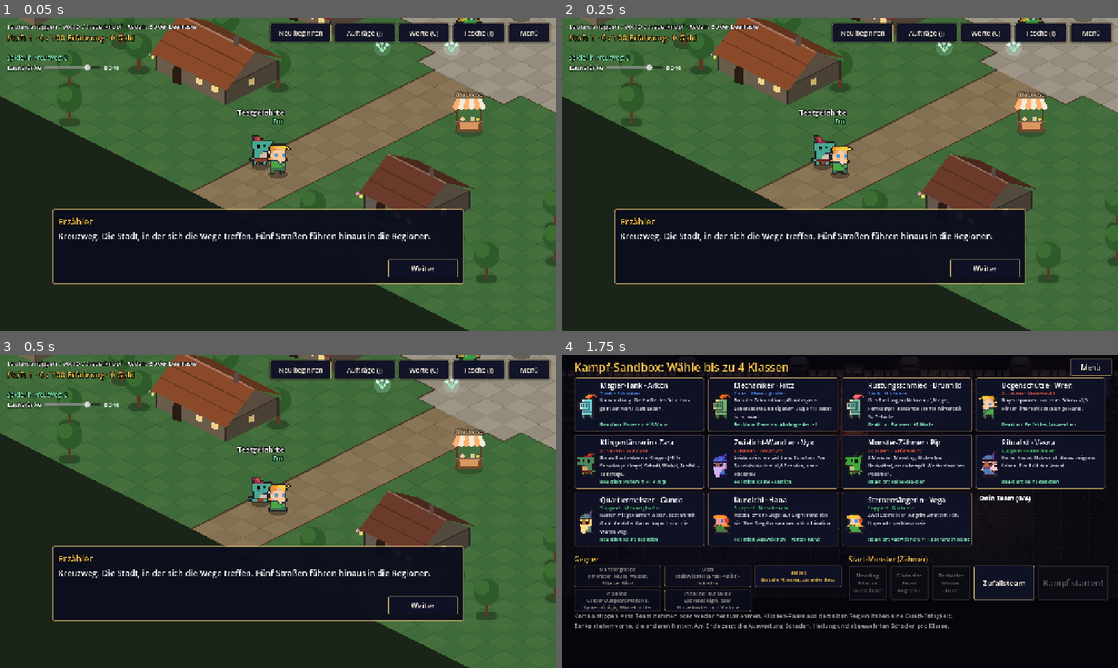
Above: before the commit, frames 1-4 (two rows, left to right).
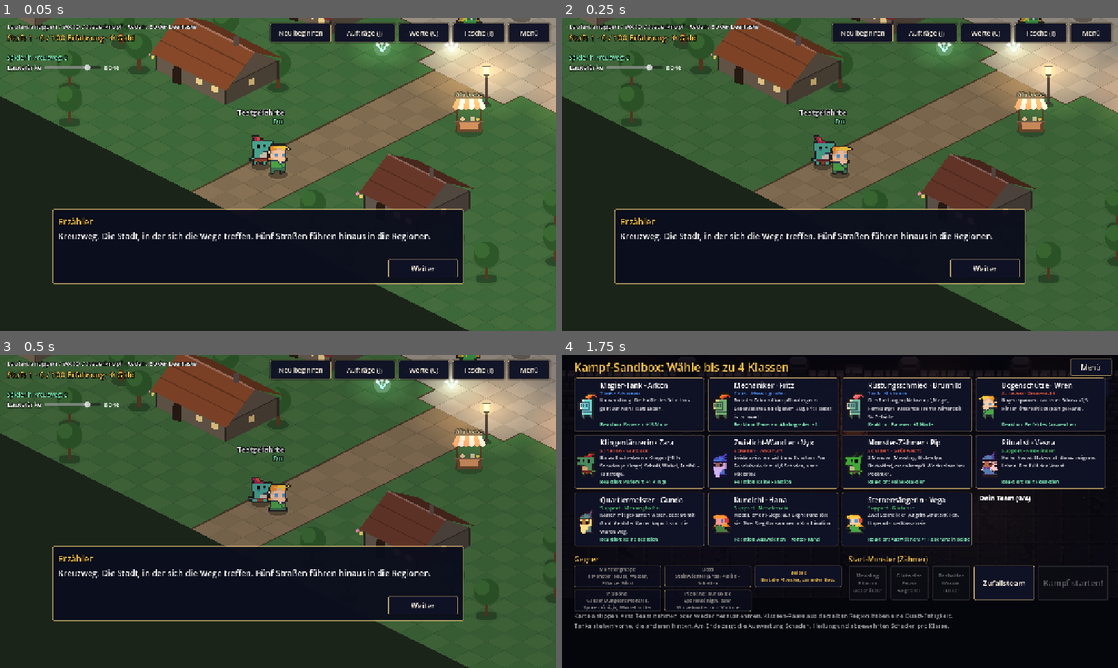
Above: after the commit, the same moments.

Repository: CazeX-studio/MiniKampf
Game: Godot game, scene res://scenes/kreuzweg.tscn
Same seed, same stepped clock (60 frames per second), same inputs: the game is played once before the commit and once after it. This scene is started directly instead of the project's main scene.
Inputs:
- Up to frame 1 (0.05 s): no input
- Up to frame 2 (0.25 s): no input
- Up to frame 3 (0.5 s): no input
- Up to frame 4 (1.75 s): click "Menü" at 0.5 s; click "Kampf-Sandbox Alle 11 Klassen…" at 1.25 s

The runs differ from the first frame. In frame 1, 4.0% of the frame differs, in the area x 66-100%, y 4-31%; in frame 2, 3.5%; in frame 3, 3.4%; in frame 4, nothing differs.

Commit message:
Bauauftrag: Licht wie bei Octopath Traveler
Co-Authored-By: Claude Opus 5.5 <noreply@anthropic.com>
Claude-Session: https://claude.ai/code/session_01NtjGfrYh6WPuy8Mx3jYCVV

Diff:
--- a/data/karten.json
+++ b/data/karten.json
@@ -1,7 +1,7 @@
 {
 	"hinweis": "Karten außerhalb von Kreuzweg. Jede Karte ist ein Bild aus Zeichen (raster: eine Zeile pro Reihe, ein Zeic …(551 unchanged characters)…
 	"zeichen": {
-		"hinweis": "Was die Zeichen in den Karten bedeuten. boden: wiese, waldboden, weg, platz, gestruepp, planken, bruecke, laub. gesperrt: dort kann man nicht laufen. ding: was dort steht (baum, busch, blumen, pilze, stein, riesenbaum, stamm, zielscheibe, lagerfeuer).",
+		"hinweis": "Was die Zeichen in den Karten bedeuten. boden: wiese, waldboden, weg, platz, gestruepp, planken, bruecke, laub. gesperrt: dort kann man nicht laufen. ding: was dort steht (baum, busch, blumen, pilze, stein, riesenbaum, stamm, zielscheibe, lagerfeuer, fackel).",
 		"~": {
 			"boden": "laub",
 			"gesperrt": true
@@ -85,6 +85,11 @@
 			"boden": "hoehle",
 			"gesperrt": true,
 			"ding": "wurzel"
+		},
+		"F": {
+			"boden": "fels",
+			"gesperrt": true,
+			"ding": "fackel"
 		}
 	},
 	"weg_gruenwacht": {
@@ -654,7 +659,7 @@
 	"pilzhoehle": {
 		"name": "Pilzhöhle unter dem Urbaum",
 		"grund": "hoehle",
-		"licht": "9a8cc0",
+		"licht": "6e6494",
 		"musik": "wald_nacht",
 		"dungeon": "pilzhoehle",
 		"kampf_hintergrund": "gewoelbe",
@@ -671,12 +676,12 @@
 			"XXXXXXXXXXXXXXXXXhhhhhXXXXXXXX",
 			"XPhhhhPXXXXXXXXXXhhhhhXXXXXXXX",
 			"XhhhWhhXXPhhhhhPXhhhhhXXXXXXXX",
-			"XhhhhhhXXhhhWhhhXhhhhhXhPhhhhX",
-			"XhWhhhhXXhhhhhhhXhhhhhXhhhhhhX",
-			"XhhhhhhXXhhhhhhhhhhhhhWhhhhhhh",
+			"XhhhhhhXXhhhWhhhXhhhhhFhPhhhhX",
+			"XhWhhhhXXhhhhhhhFhhhhhXhhhhhhF",
+			"XhhhhhhXFhhhhhhhhhhhhhWhhhhhhh",
 			"Xhhhhhhhhhhhhhhhhhhhhhhhhhhhhh",
-			"Xhhhhhhhhhhhhhhhhhhhhhhhhhhhhh",
-			"XhhhhhhXXhhhhhhhhhhWhhhhhhhhhX",
+			"Fhhhhhhhhhhhhhhhhhhhhhhhhhhhhh",
+			"XhhhhhhXXhhhhhhhhhhWhhhhhhhhhF",
 			"XhhhhhhXXhhhhhhhXXXXXXXPhhhhPX",
 			"XhhhhWhXXhhhhWhhXXXXXXXXXXXXXX",
 			"XhhhhhhXXPhhhhhPXXXXXXXXXXXXXX",
--- a/data/kreuzweg.json
+++ b/data/kreuzweg.json
@@ -45,6 +45,15 @@
 		{"art": "festlaterne", "feld": [19, 15], "wenn": {"oder": [{"gemerkt": "nacht"}, {"gemerkt": "laterne_nebelinseln"}]}},
 		{"art": "krater", "feld": [24, 22], "wenn": {"gemerkt": "sternenfall"}}
 	],
+	"licht": "d8d4e0",
+	"lichter": [
+		{"art": "strassenlaterne", "feld": [30, 20]},
+		{"art": "strassenlaterne", "feld": [14, 24]},
+		{"art": "strassenlaterne", "feld": [24, 30]},
+		{"art": "strassenlaterne", "feld": [12, 27]},
+		{"art": "strassenlaterne", "feld": [10, 16]},
+		{"art": "fackel", "feld": [29, 27]}
+	],
 	"staende": [
 		{"feld": [25, 11], "farbe": "b8b0ff", "text": "Arkanum"},
 		{"feld": [33, 19], "farbe": "e0a060", "text": "Messinghafen"},
--- a/scripts/welt/kreuzweg.gd
+++ b/scripts/welt/kreuzweg.gd
@@ -38,6 +38,24 @@
 const NIGHT_COLOR := Color(0.45, 0.5, 0.78)
 ## Farben der fünf Festlaternen (eine pro Region)
 const LANTERN_COLORS: Array[Color] = [Color("b8b0ff"), Color("e0a060"), Color("ffb070"), Color("a8e088"), Color("ffb8d8")]
+
+## Welche Dinge leuchten: Art -> [Lichtart (siehe Licht.ARTEN), Höhe der Flamme über dem Boden]
+const PROP_LIGHTS := {
+	"lantern": ["laterne", Vector2(0, -60)],
+	"strassenlaterne": ["laterne", Vector2(0, -62)],
+	"fackel": ["fackel", Vector2(0, -44)],
+	"lagerfeuer": ["lagerfeuer", Vector2(0, -12)],
+	"riesenpilz": ["pilz", Vector2(0, -34)],
+}
+## Haus mit glühender Esse hinter der Tür
+const FORGE := "Schmiede"
+const PICKUP_LIGHTS := {
+	"urbaum_herz": ["splitter", Vector2(0, -40)],
+	"grab": ["splitter", Vector2(12, 0)],
+	"splittertier": ["splitter", Vector2(0, -22)],
+	"silberhirsch": ["silber", Vector2(0, -26)],
+	"hoehle": ["pilz", Vector2(0, -8)],
+}
 
 var state: WorldState
 ## Kennung des eigenen Spielers (beim Zusammenspielen vom Netz vergeben)
@@ -630,6 +648,10 @@
 	else:
 		node.draw.connect(func() -> void: _draw_house(node, rect, b.height, b.color, b.roof, b.name))
 	_add_map_node(node)
+	if b.name == FORGE:
+		# Aus der Tür der Schmiede leuchtet die Glut der Esse
+		var d := cell_to_screen(Vector2(rect.position.x, rect.end.y)) - node.position
+		_add_light(node, "glut", d * 0.7 + Vector2(0, -6))
 
 
 func _draw_house(node: Node2D, rect: Rect2i, height: float, color: Color, roof: Color, label: String) -> void:
@@ -651,8 +673,10 @@
 	# Tür und Fenster auf der vorderen Seite
 	var front := c - d
 	var door := d + front * 0.3
-	node.draw_colored_polygon(PackedVector2Array([door + Vector2(-8, 4), door + Vector2(8, 8), door + Vector2(8, -18), door + Vector2(-8, -22)]), Color("2a1c14"))
-	node.draw_circle(door + Vector2(0, -21), 8.0, Color("2a1c14"))
+	# In der Schmiede glüht hinter der Tür die Esse
+	var door_color := Color("c8582a").lightened(0.1 * sin(_time * 5.0)) if label == FORGE else Color("2a1c14")
+	node.draw_colored_polygon(PackedVector2Array([door + Vector2(-8, 4), door + Vector2(8, 8), door + Vector2(8, -18), door + Vector2(-8, -22)]), door_color)
+	node.draw_circle(door + Vector2(0, -21), 8.0, door_color)
 	for t: float in [0.62, 0.84]:
 		var w := d + front * t + Vector2(0, -height * 0.55)
 		node.draw_colored_polygon(PackedVector2Array([w + Vector2(-6, -7), w + Vector2(6, -4), w + Vector2(6, 7), w + Vector2(-6, 4)]), Color("f2d38a"))
@@ -708,6 +732,8 @@
 	var kind: String = prop.kind
 	node.draw.connect(func() -> void: _draw_prop(node, kind, prop))
 	_add_map_node(node)
+	if PROP_LIGHTS.has(kind):
+		_add_light(node, PROP_LIGHTS[kind][0], PROP_LIGHTS[kind][1])
 
 
 func _draw_prop(node: Node2D, kind: String, prop: Dictionary) -> void:
@@ -799,6 +825,25 @@
 				node.draw_circle(Vector2(cos(a) * 12.0, sin(a) * 6.0 - 2.0), 4.0, Color("6a6a62"))
 			node.draw_colored_polygon(PackedVector2Array([Vector2(-7, -2), Vector2(0, -22 * flicker), Vector2(7, -2)]), Color("ff9a3c"))
 			node.draw_colored_polygon(PackedVector2Array([Vector2(-3, -2), Vector2(0, -12 * flicker), Vector2(3, -2)]), Color("ffe08a"))
+		"strassenlaterne":
+			# Laterne auf einem Pfahl (Kreuzweg)
+			node.draw_set_transform(Vector2.ZERO, 0.0, Vector2(1.0, 0.45))
+			node.draw_circle(Vector2.ZERO, 10.0, Color(0, 0, 0, 0.3))
+			node.draw_set_transform_matrix(Transform2D.IDENTITY)
+			node.draw_rect(Rect2(-2.5, -54, 5, 54), Color("3a3330"))
+			node.draw_rect(Rect2(-6, -4, 12, 4), Color("3a3330"))
+			node.draw_circle(Vector2(0, -62), 13.0, Color(1.0, 0.82, 0.45, 0.22))
+			node.draw_rect(Rect2(-6, -70, 12, 14), Color("ffe2a0"))
+			node.draw_rect(Rect2(-8, -73, 16, 3), Color("3a3330"))
+			node.draw_rect(Rect2(-6, -56, 12, 2), Color("3a3330"))
+		"fackel":
+			# Fackel an einem Holzpfahl (Wache in Kreuzweg, Wände der Pilzhöhle)
+			var flame := 0.8 + 0.2 * sin(_time * 11.0 + node.position.x)
+			node.draw_rect(Rect2(-2.5, -36, 5, 36), Color("5a3a22"))
+			node.draw_rect(Rect2(-4, -40, 8, 6), Color("3a2a1a"))
+			node.draw_circle(Vector2(0, -46), 14.0, Color(1.0, 0.6, 0.2, 0.2 * flame))
+			node.draw_colored_polygon(PackedVector2Array([Vector2(-5, -40), Vector2(0, -40 - 16 * flame), Vector2(5, -40)]), Color("ff9a3c"))
+			node.draw_colored_polygon(PackedVector2Array([Vector2(-2.5, -40), Vector2(0, -40 - 9 * flame), Vector2(2.5, -40)]), Color("ffe08a"))
 		"lantern":
 			# Ye's Laterne an der Wand der Gilde (Hinweis auf den Klassenlosen)
 			node.draw_circle(Vector2(0, -60), 14.0, Color(1.0, 0.8, 0.4, 0.25))
@@ -819,6 +864,11 @@
 	node.draw.connect(func() -> void: _draw_pickup(node, art))
 	_add_map_node(node)
 	_pickup_nodes[target] = node
+	if PICKUP_LIGHTS.has(art):
+		_add_light(node, PICKUP_LIGHTS[art][0], PICKUP_LIGHTS[art][1])
+	elif not FighterView.LOOKS.has(art) and art != "leer" and target.begins_with("punkt:"):
+		# Leuchtende Kräuter zum Einsammeln
+		_add_light(node, "kraut", Vector2(0, -8))
 	# Bosse in Dungeons: dieselbe Figur wie im Kampf, nur größer
 	if FighterView.LOOKS.has(art):
 		var look: Dictionary = FighterView.LOOKS[art]
@@ -1146,6 +1196,17 @@
 	node.draw.connect(func() -> void: _draw_decoration(node, art, index))
 	_add_map_node(node)
 	_deco_nodes[node] = deco.cond
+	if art == "festlaterne":
+		_add_light(node, "laterne", Vector2(0, -58), LANTERN_COLORS[index % LANTERN_COLORS.size()].lerp(Color("ffd38a"), 0.4))
+	elif art == "krater":
+		_add_light(node, "splitter", Vector2(0, -4))
+
+
+## Hängt einen Lichtschein an eine Grafik (verschwindet mit ihr, wenn sie unsichtbar wird).
+func _add_light(node: Node2D, art: String, offset: Vector2, color := Color(0, 0, 0, 0)) -> void:
+	var light := Licht.erzeugen(art, color)
+	light.position = offset
+	node.add_child(light)
 
 
 func _draw_decoration(node: Node2D, art: String, index: int) -> void:
--- /dev/null
+++ b/scripts/welt/licht.gd
@@ -0,0 +1,63 @@
+class_name Licht
+extends PointLight2D
+## Ein Lichtschein wie bei Octopath Traveler: Fackeln, Laternen, Glut, Sternensplitter und Leuchtpilze werfen
+## einen weichen, leicht flackernden Schein auf Boden, Häuser und Figuren. Die Welt selbst ist dafür etwas
+## abgedunkelt (Grundlicht der Karte, siehe WorldMap.light). Alle Lichtarten stehen hier an einer Stelle.
+
+## farbe, groesse (Halbmesser in Bildpunkten), staerke, flackern (wie stark), tempo (wie schnell)
+const ARTEN := {
+	"laterne": {farbe = Color("ffd38a"), groesse = 150.0, staerke = 0.75, flackern = 0.06, tempo = 3.0},
+	"fackel": {farbe = Color("ff9a48"), groesse = 190.0, staerke = 1.3, flackern = 0.16, tempo = 9.0},
+	"glut": {farbe = Color("ff6a28"), groesse = 120.0, staerke = 0.85, flackern = 0.14, tempo = 5.0},
+	"lagerfeuer": {farbe = Color("ff8a38"), groesse = 210.0, staerke = 1.0, flackern = 0.18, tempo = 8.0},
+	"splitter": {farbe = Color("c6a6ff"), groesse = 150.0, staerke = 1.2, flackern = 0.3, tempo = 2.4},
+	"pilz": {farbe = Color("9a7cff"), groesse = 150.0, staerke = 1.1, flackern = 0.15, tempo = 2.0},
+	"kraut": {farbe = Color("b8ffe0"), groesse = 70.0, staerke = 0.5, flackern = 0.3, tempo = 3.0},
+	"silber": {farbe = Color("dceeff"), groesse = 110.0, staerke = 0.6, flackern = 0.2, tempo = 3.0},
+}
+## Der Schein liegt flach auf dem Boden (schräge Sicht von oben), deshalb ist er breiter als hoch
+const FLACH := Vector2(1.0, 0.62)
+
+static var _textur: GradientTexture2D
+
+var _art: Dictionary
+var _zeit := 0.0
+
+
+## Ein neues Licht der Art (siehe ARTEN). Eine eigene Farbe ersetzt die der Art (z. B. Festlaternen).
+static func erzeugen(art: String, farbe := Color(0, 0, 0, 0)) -> Licht:
+	var licht := Licht.new()
+	licht._art = ARTEN.get(art, ARTEN.laterne)
+	licht.color = farbe if farbe.a > 0.0 else licht._art.farbe
+	licht.texture = _schein()
+	licht.texture_scale = licht._art.groesse * 2.0 / _schein().width
+	licht.scale = FLACH
+	licht.energy = licht._art.staerke
+	licht.blend_mode = Light2D.BLEND_MODE_ADD
+	# Jedes Licht flackert in einem anderen Takt
+	licht._zeit = randf() * 10.0
+	return licht
+
+
+## Weicher, runder Schein: in der Mitte hell, nach außen auslaufend (für alle Lichter dieselbe Textur).
+static func _schein() -> GradientTexture2D:
+	if _textur == null:
+		var verlauf := Gradient.new()
+		verlauf.offsets = PackedFloat32Array([0.0, 0.35, 1.0])
+		verlauf.colors = PackedColorArray([Color(1, 1, 1, 1), Color(1, 1, 1, 0.55), Color(1, 1, 1, 0)])
+		_textur = GradientTexture2D.new()
+		_textur.gradient = verlauf
+		_textur.fill = GradientTexture2D.FILL_RADIAL
+		_textur.fill_from = Vector2(0.5, 0.5)
+		_textur.fill_to = Vector2(1.0, 0.5)
+		_textur.width = 256
+		_textur.height = 256
+	return _textur
+
+
+func _process(delta: float) -> void:
+	_zeit += delta
+	var t: float = _zeit * _art.tempo
+	# Zwei Wellen übereinander, damit das Flackern nicht gleichmäßig wirkt
+	var wackeln := 0.6 * sin(t) + 0.4 * sin(t * 2.3 + 1.7)
+	energy = _art.staerke * (1.0 + _art.flackern * wackeln)
--- a/scripts/welt/world_map.gd
+++ b/scripts/welt/world_map.gd
@@ -77,6 +77,10 @@
 	for d: Dictionary in data.get("staende", []):
 		var cell := Vector2i(int(d.feld[0]), int(d.feld[1]))
 		m.props.append({kind = "stand", cell = cell, color = Color(d.get("farbe", "ffffff")), text = d.get("text", "")})
+		m.blocked[cell] = true
+	for d: Dictionary in data.get("lichter", []):
+		var cell := Vector2i(int(d.feld[0]), int(d.feld[1]))
+		m.props.append({kind = d.art, cell = cell})
 		m.blocked[cell] = true
 	for d: Dictionary in data.get("ausgaenge", []):
 		m.add_exit(d)
--- a/scripts/welt/world_state.gd
+++ b/scripts/welt/world_state.gd
@@ -220,6 +220,13 @@
 		var cell := Vector2i(int(d.feld[0]), int(d.feld[1]))
 		props.append({kind = "stand", cell = cell, color = Color(d.get("farbe", "ffffff")), text = d.get("text", "")})
 		blocked[cell] = true
+	# Lichter (Straßenlaternen, Fackeln): werfen einen Schein, siehe Licht
+	for d: Dictionary in town.get("lichter", []):
+		var cell := Vector2i(int(d.feld[0]), int(d.feld[1]))
+		props.append({kind = d.art, cell = cell})
+		blocked[cell] = true
+	# Grundlicht: tagsüber leicht abgedunkelt, damit Lichter wirken
+	maps[KREUZWEG].light = Color(town.get("licht", "ffffff"))
 
 	# Bäume auf freiem Gras am Rand, nicht direkt neben Figuren, Ständen oder Sammelpunkten
 	var reserved: Array[Vector2i] = []
Not shown, added: scripts/welt/licht.gd.uid
Not shown, changed: data/LIESMICH.md
